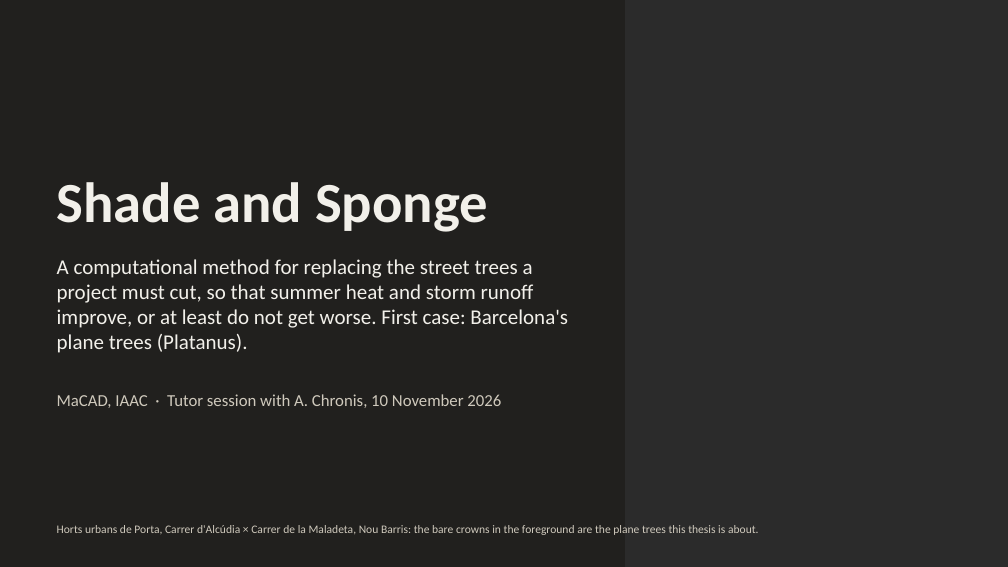
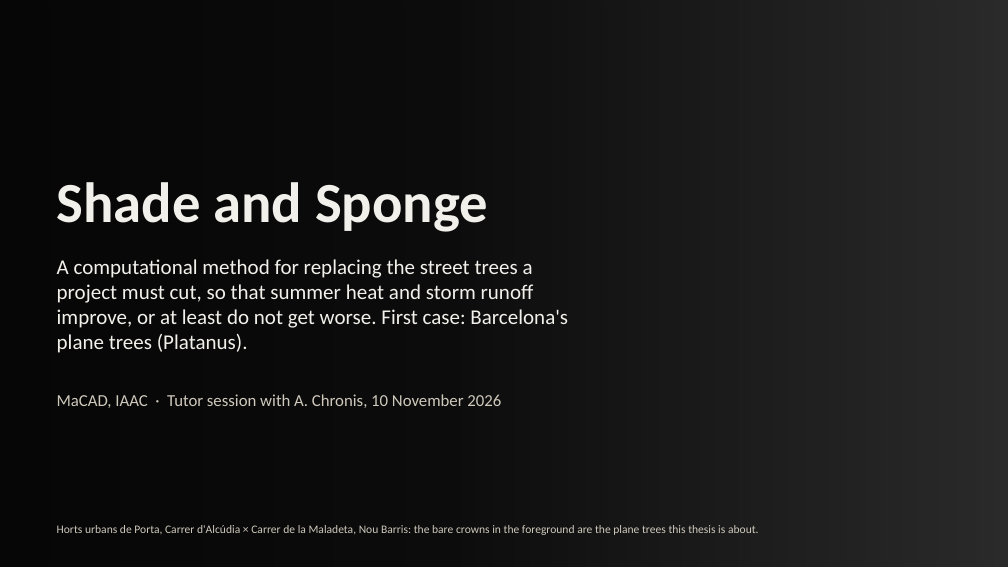
Before and after one commit to giofox96/shade-and-sponge, a slide deck: slide 1 of slides/shade_and_sponge_10nov_editable.pptx. Drawn at 1008x567 pixels with LibreOffice and Linux fonts; fonts in the diff are those of the drawing; background and template pictures are left out; a plain dark background stands for a picture behind light text. Boxes give left, top, right and bottom in pixels: in the first picture for what was removed or moved away, otherwise in the second. Text is boxed around its words. In the diff, an @@ line names an element or a change of style, - is before the commit and + after.

```diff
--- a/slides/shade_and_sponge_10nov_editable.pptx
+++ b/slides/shade_and_sponge_10nov_editable.pptx
@@ rectangle: place and size @@
-rectangle at (0, 0, 625, 567)
+rectangle at (0, 0, 1008, 567)
@@ rectangle at (0, 0, 1008, 567): fill #1E1C19 at 72% opacity to gradient #000000 @@
```
Also in this commit, not shown: 10 other slides changed, 15 other files.
